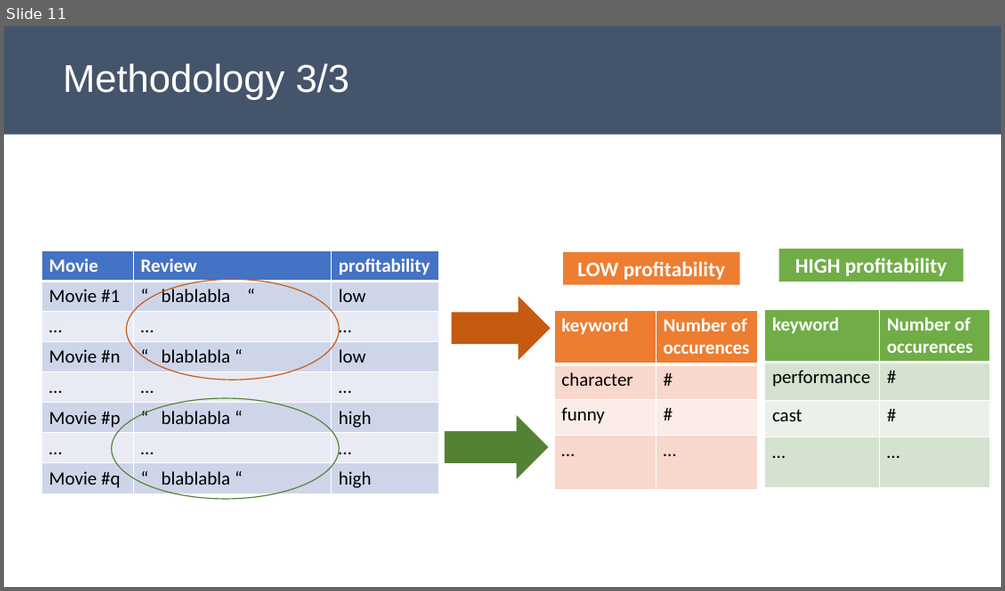
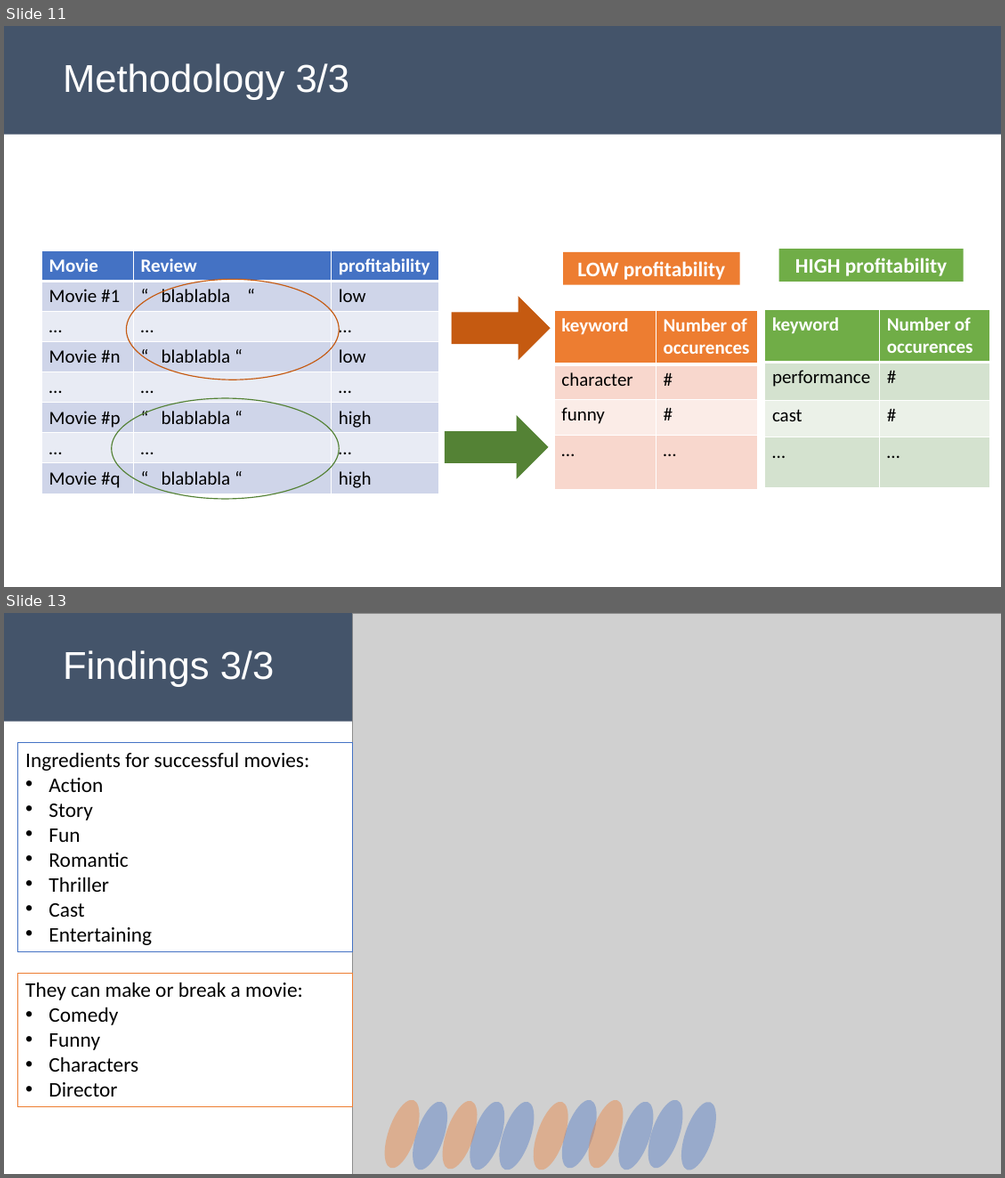
Before and after one commit to poariston/DataAnalysis_SuccessfulMovies, a slide deck: Mod1Project_Presentation_POAriston.pptx. Shown one above the other, each under a label of ours: slide 11 before the commit, slides 11 and 13 after it; the slides between them are not shown. The pictures are 1005x591 and 1005x1178 pixels, drawn with LibreOffice and Linux fonts; fonts in the diff are those of the drawing; grey boxes stand for pictures. Boxes give left, top, right and bottom in pixels: in the first picture for what was removed or moved away, otherwise in the second. Text is boxed around its words. In the diff, an @@ line names an element or a change of style, - is before the commit and + after.

```diff
--- a/Mod1Project_Presentation_POAriston.pptx
+++ b/Mod1Project_Presentation_POAriston.pptx
@@ slide 13 added at bbox=[4, 613, 1001, 1174], background #FFFFFF @@
@@ rectangle added at bbox=[4, 613, 353, 722], fill #44546A, 37.3 pt, text #FFFFFF @@
+Findings 3/3
@@ picture added at bbox=[353, 613, 1001, 1174] @@
@@ rectangle added at bbox=[18, 742, 353, 951], outline #4472C4 0.75 pt, 20 pt, text #000000 @@
+Ingredients for successful movies:
+• Action
+• Story
+• Fun
+• Romantic
+• Thriller
+• Cast
+• Entertaining
@@ rectangle added at bbox=[18, 973, 353, 1106], outline #ED7D31 0.75 pt, 20 pt, text #000000 @@
+They can make or break a movie:
+• Comedy
+• Funny
+• Characters
+• Director
@@ ellipse added at bbox=[378, 1095, 427, 1173], fill #ED7D31 at 40% opacity @@
@@ ellipse added at bbox=[405, 1097, 454, 1174], fill #4472C4 at 40% opacity @@
@@ ellipse added at bbox=[435, 1096, 485, 1174], fill #ED7D31 at 40% opacity @@
@@ ellipse added at bbox=[463, 1097, 512, 1174], fill #4472C4 at 40% opacity @@
@@ ellipse added at bbox=[492, 1097, 542, 1174], fill #4472C4 at 40% opacity @@
@@ ellipse added at bbox=[526, 1097, 575, 1174], fill #ED7D31 at 40% opacity @@
@@ ellipse added at bbox=[555, 1095, 604, 1173], fill #4472C4 at 40% opacity @@
@@ ellipse added at bbox=[581, 1095, 631, 1173], fill #ED7D31 at 40% opacity @@
@@ ellipse added at bbox=[612, 1097, 661, 1174], fill #4472C4 at 40% opacity @@
@@ ellipse added at bbox=[641, 1095, 690, 1173], fill #4472C4 at 40% opacity @@
@@ ellipse added at bbox=[674, 1097, 724, 1174], fill #4472C4 at 40% opacity @@
```
Also in this commit, not shown: 5 slides changed, 1 other slide added, 2 other files.
